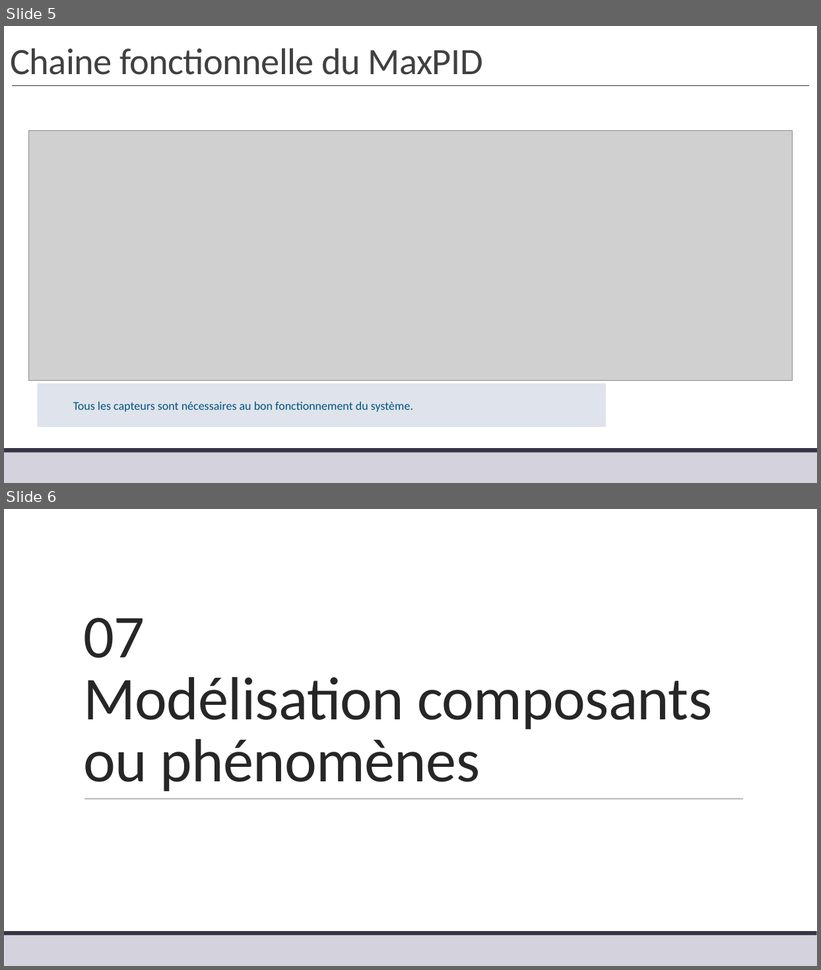
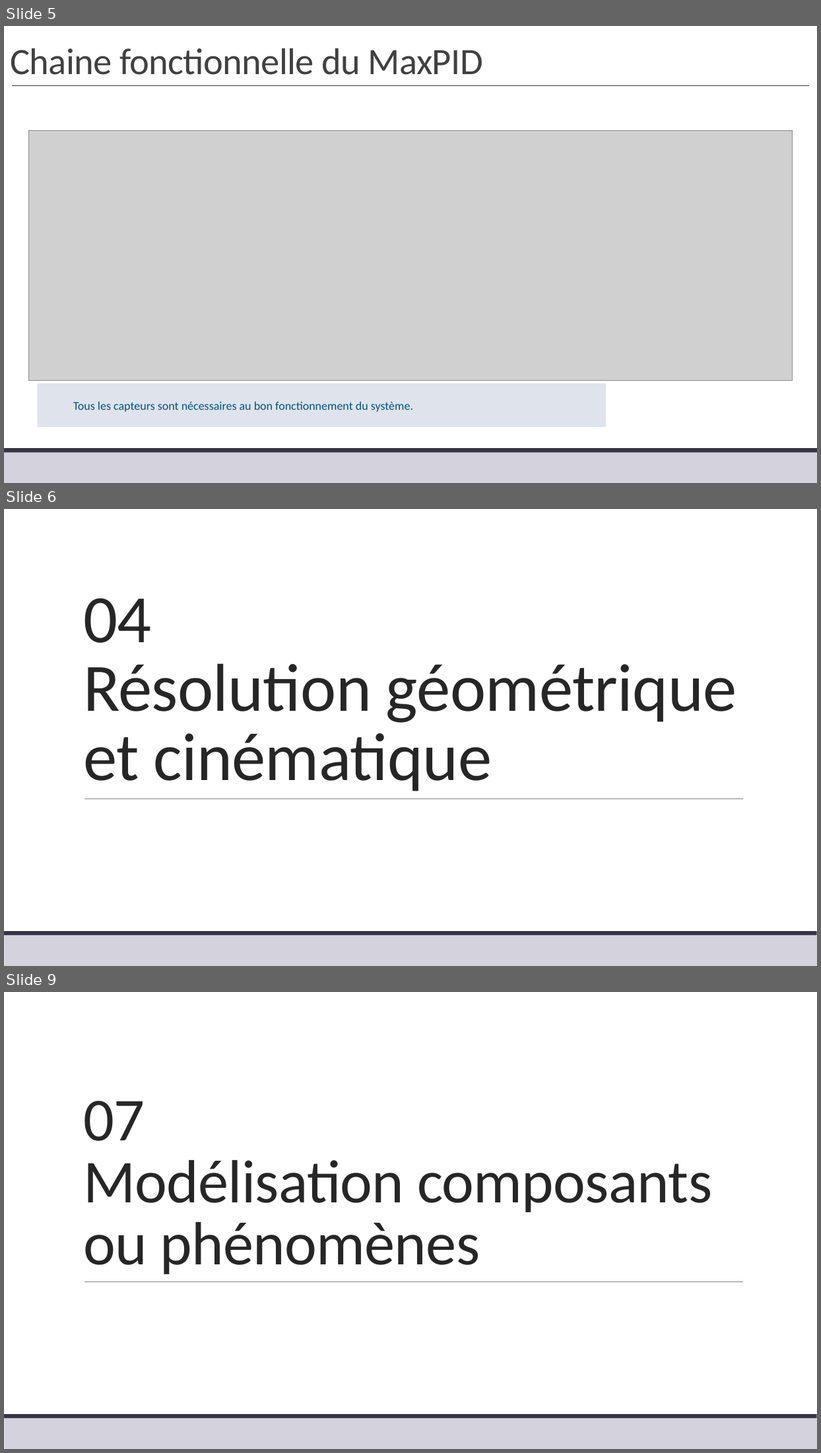
Before and after one commit to xpessoles/TP_Corriges, a slide deck: 11_MaxPID/11_MaxPID_Corrige.pptx. Shown one above the other, each under a label of ours: slides 5 and 6 before the commit, slides 5, 6 and 9 after it; the slides between them are not shown. The pictures are 821x970 and 821x1453 pixels, drawn with LibreOffice and Linux fonts; fonts in the diff are those of the drawing; grey boxes stand for pictures. Boxes give left, top, right and bottom in pixels: in the first picture for what was removed or moved away, otherwise in the second. Text is boxed around its words. In the diff, an @@ line names an element or a change of style, - is before the commit and + after.

```diff
--- a/11_MaxPID/11_MaxPID_Corrige.pptx
+++ b/11_MaxPID/11_MaxPID_Corrige.pptx
@@ slide 6 added at [4,509,817,966], background #FFFFFF; not listed: 3 template elements that a slide beside it also shows @@
@@ title added at [83,598,737,791], 80 pt, text #262626 @@
+04
+Résolution géométrique et cinématique
@@ what was slide 6 is now slide 9 @@
```
Also in this commit, not shown: 2 other slides added.
